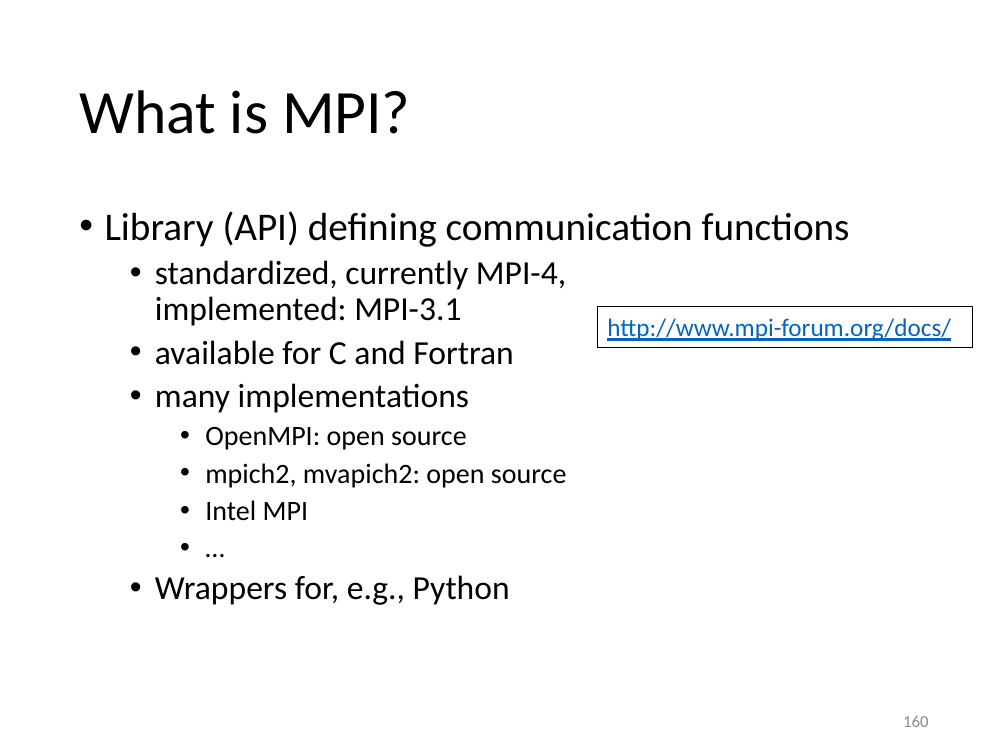
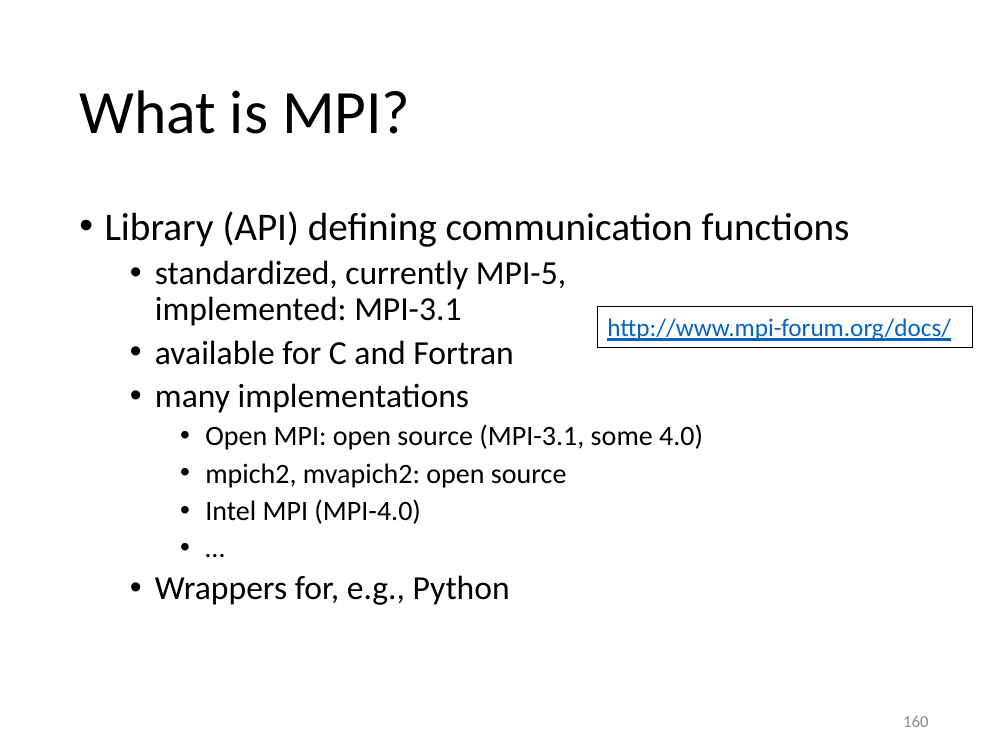
Before and after one commit to gjbex/Python-for-HPC, a slide deck: slide 160 of python_for_hpc.pptx. Drawn at 1008x756 pixels with LibreOffice and Linux fonts; fonts in the diff are those of the drawing. Boxes give left, top, right and bottom in pixels: in the first picture for what was removed or moved away, otherwise in the second. Text is boxed around its words. In the diff, an @@ line names an element or a change of style, - is before the commit and + after.

Commit message:
Update MPI standard info

```diff
--- a/python_for_hpc.pptx
+++ b/python_for_hpc.pptx
@@ text at (x1=155, y1=260, x2=566, y2=326): text changed @@
-  • standardized, currently MPI-4,
-    implemented: MPI-3.1
+  • standardized, currently MPI-5,
+    implemented: MPI-3.1
@@ text at (x1=205, y1=424, x2=703, y2=450): text changed @@
-    • OpenMPI: open source
+    • Open MPI: open source (MPI-3.1, some 4.0)
@@ text at (x1=205, y1=499, x2=420, y2=524): text changed @@
-    • Intel MPI
+    • Intel MPI (MPI-4.0)
```
